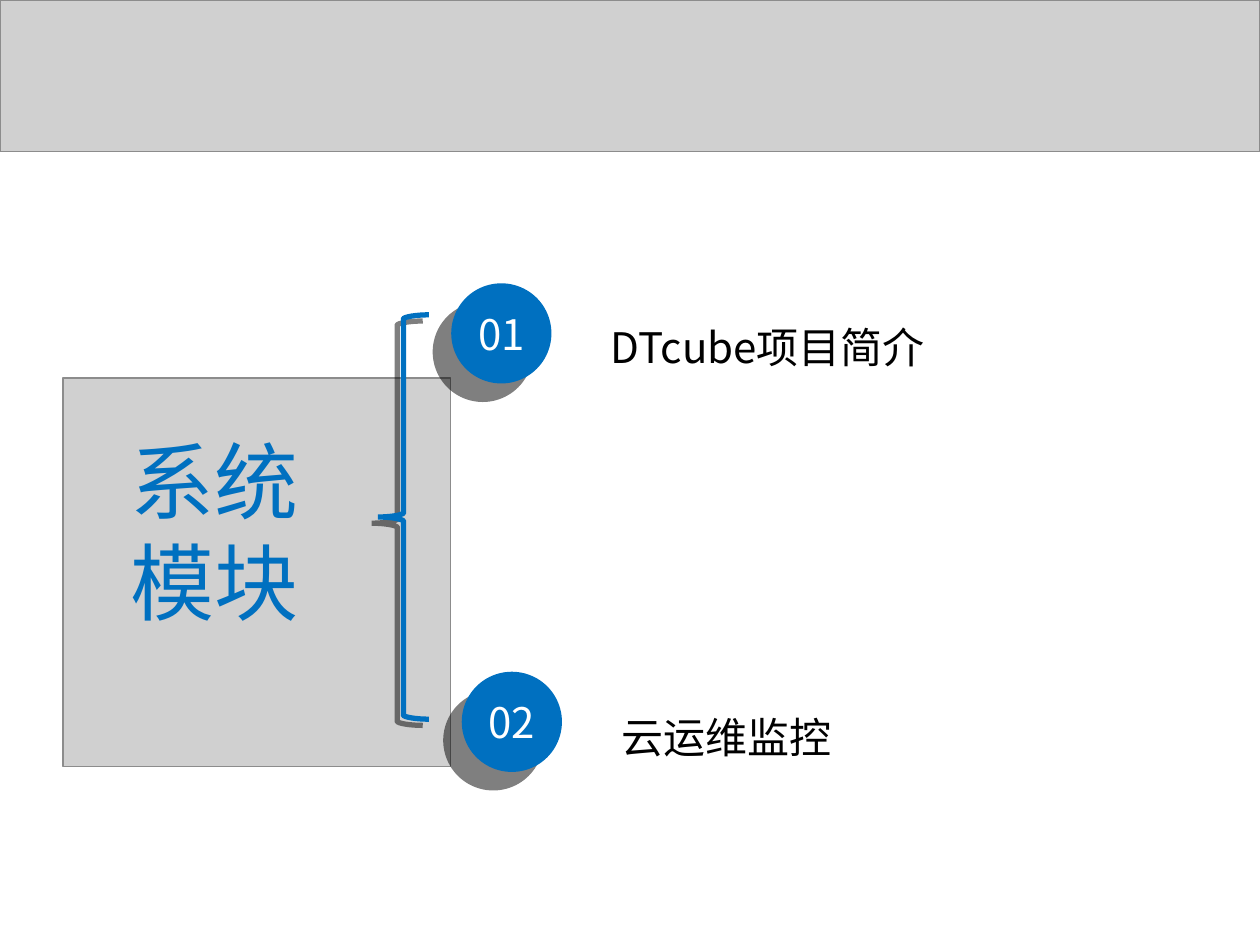
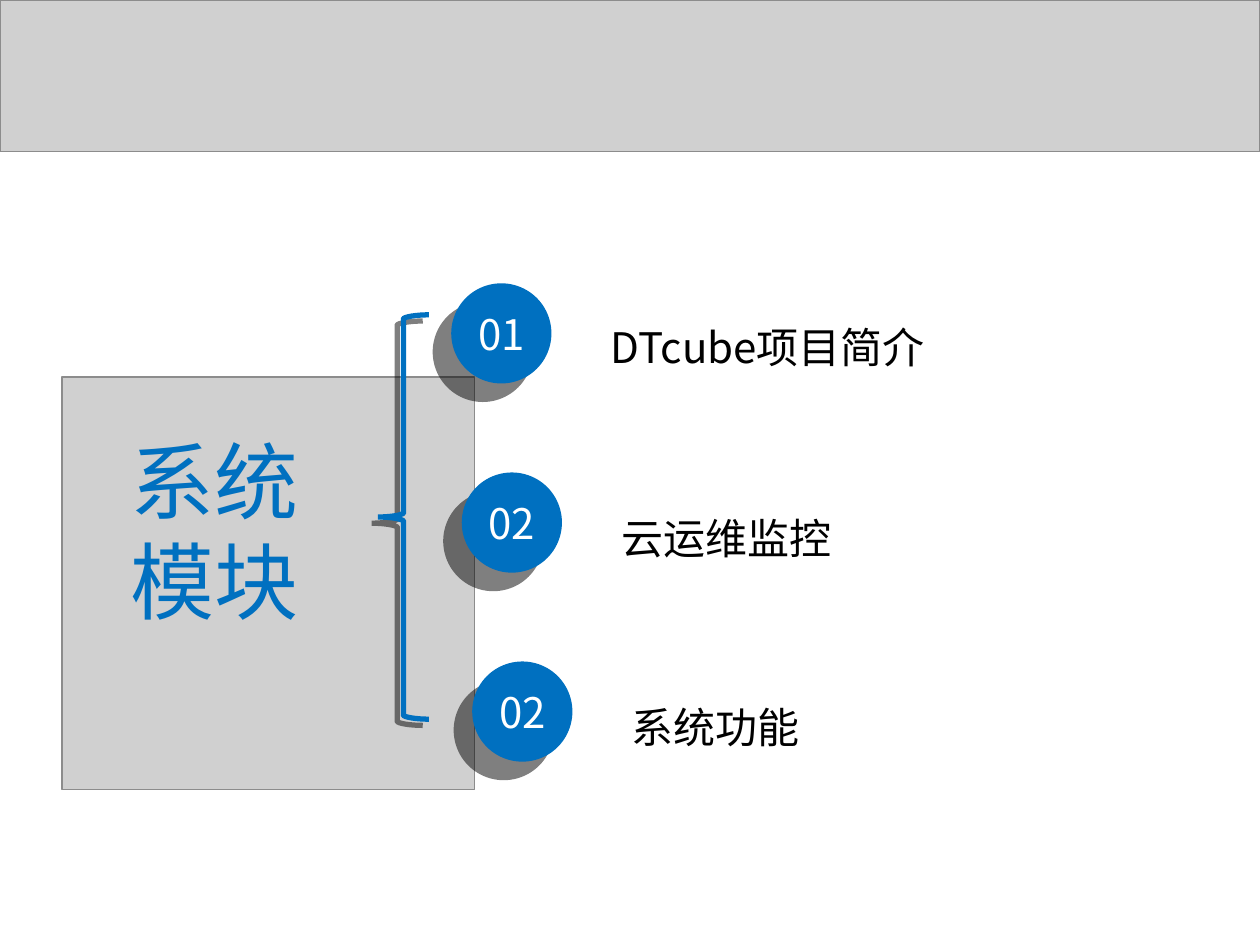
Before and after one commit to liaoliaoanxiao/mediumRepy, a slide deck: slide 6 of 论文/SA14226355孙君伟答辩.ppt (slide 5 before the commit). Drawn at 1260x945 pixels with LibreOffice and Linux fonts; fonts in the diff are those of the drawing; grey boxes stand for pictures. Boxes give left, top, right and bottom in pixels: in the first picture for what was removed or moved away, otherwise in the second. Text is boxed around its words. In the diff, an @@ line names an element or a change of style, - is before the commit and + after.

```diff
--- a/论文/SA14226355孙君伟答辩.ppt
+++ b/论文/SA14226355孙君伟答辩.ppt
@@ picture resized from (x1=63, y1=378, x2=451, y2=766) to (x1=62, y1=377, x2=474, y2=789) @@
@@ ellipse added at (x1=461, y1=472, x2=562, y2=573), fill #0070C0 @@
@@ text added at (x1=489, y1=507, x2=536, y2=540), 24 pt, text #FFFFFF @@
+02
@@ text "云运维监控" moved from (x1=621, y1=717, x2=831, y2=757) to (x1=621, y1=518, x2=831, y2=558) @@
@@ text "02" moved from (x1=489, y1=706, x2=536, y2=739) to (x1=499, y1=696, x2=546, y2=729) @@
@@ ellipse moved from (x1=461, y1=672, x2=562, y2=772) to (x1=472, y1=662, x2=573, y2=762) @@
@@ text added at (x1=632, y1=707, x2=800, y2=747), 24 pt, text #000000 @@
+系统功能
```
Also in this commit, not shown: 16 other slides changed, 2 slides added, 4 slides removed, 1 other file.
